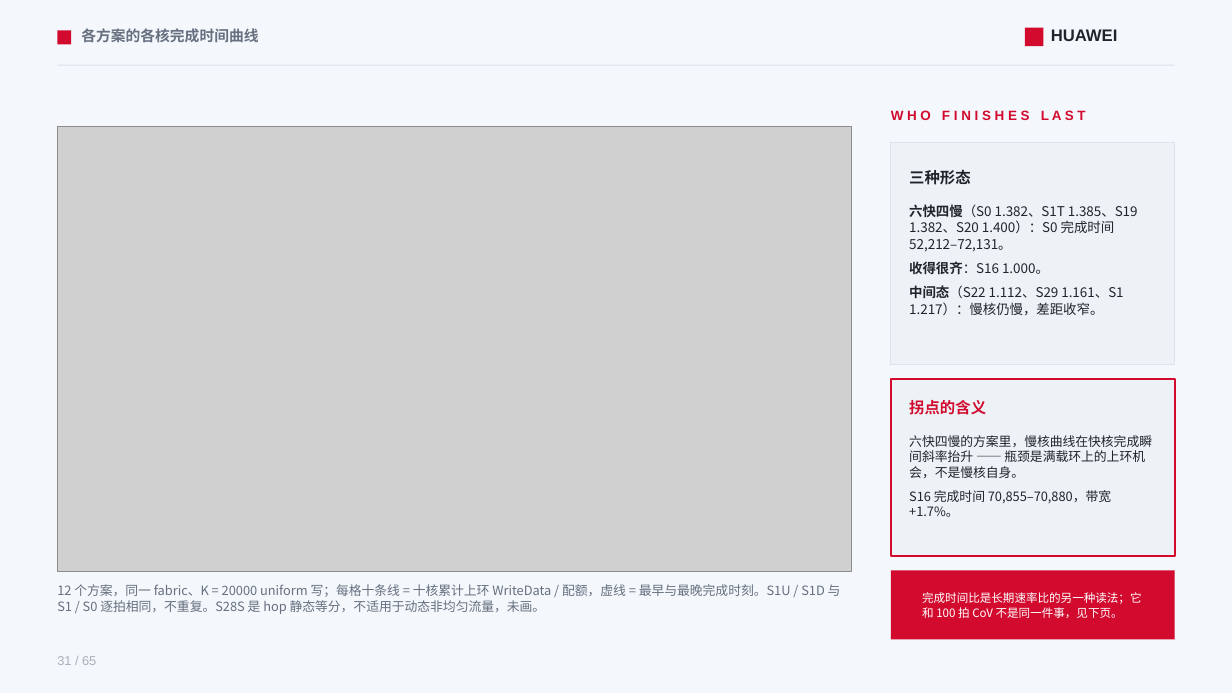
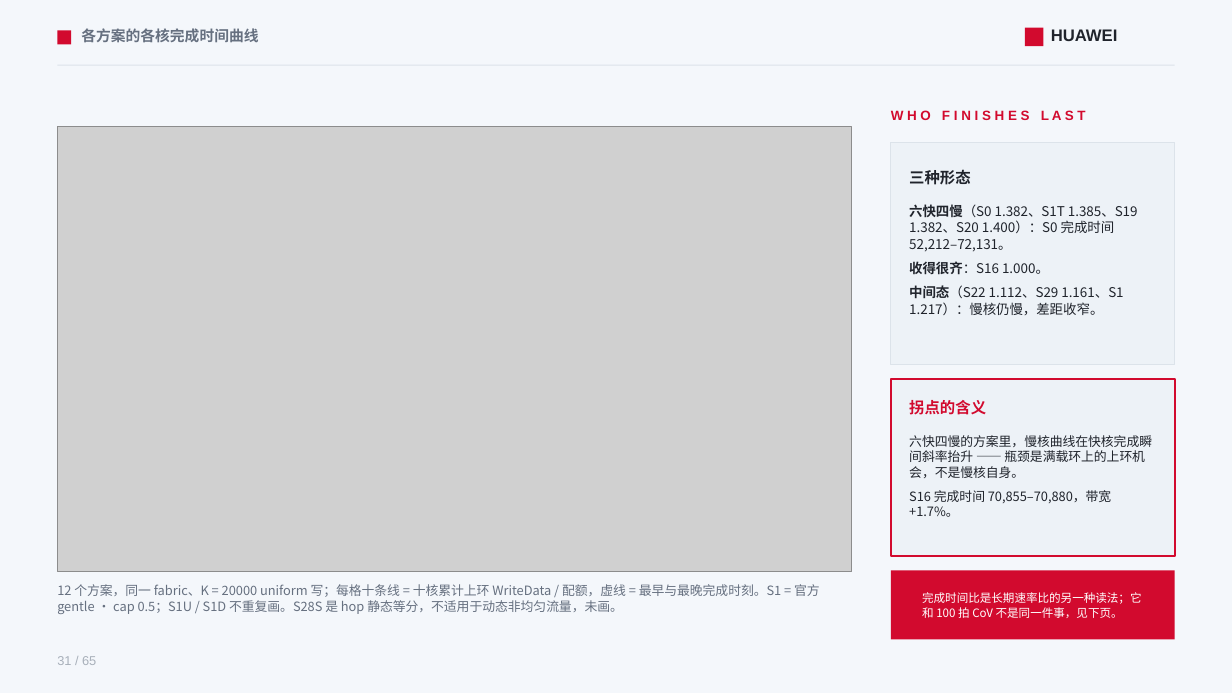
Before and after one commit to lukebest/booksim2, a slide deck: slide 31 of ppt/ring2-write-fairness.pptx. Drawn at 1232x693 pixels with LibreOffice and Linux fonts; fonts in the diff are those of the drawing; grey boxes stand for pictures. Boxes give left, top, right and bottom in pixels: in the first picture for what was removed or moved away, otherwise in the second. Text is boxed around its words. In the diff, an @@ line names an element or a change of style, - is before the commit and + after.

```diff
--- a/ppt/ring2-write-fairness.pptx
+++ b/ppt/ring2-write-fairness.pptx
@@ text at [57,584,820,614]: text changed @@
-12 个方案，同一 fabric、K = 20000 uniform 写；每格十条线 = 十核累计上环 WriteData / 配额，虚线 = 最早与最晚完成时刻。S1U / S1D 与 S1 / S0 逐拍相同，不重复。S28S 是 hop 静态等分，不适用于动态非均匀流量，未画。
+12 个方案，同一 fabric、K = 20000 uniform 写；每格十条线 = 十核累计上环 WriteData / 配额，虚线 = 最早与最晚完成时刻。S1 = 官方 gentle · cap 0.5；S1U / S1D 不重复画。S28S 是 hop 静态等分，不适用于动态非均匀流量，未画。
```
Also in this commit, not shown: 9 other slides changed, 14 other files.
